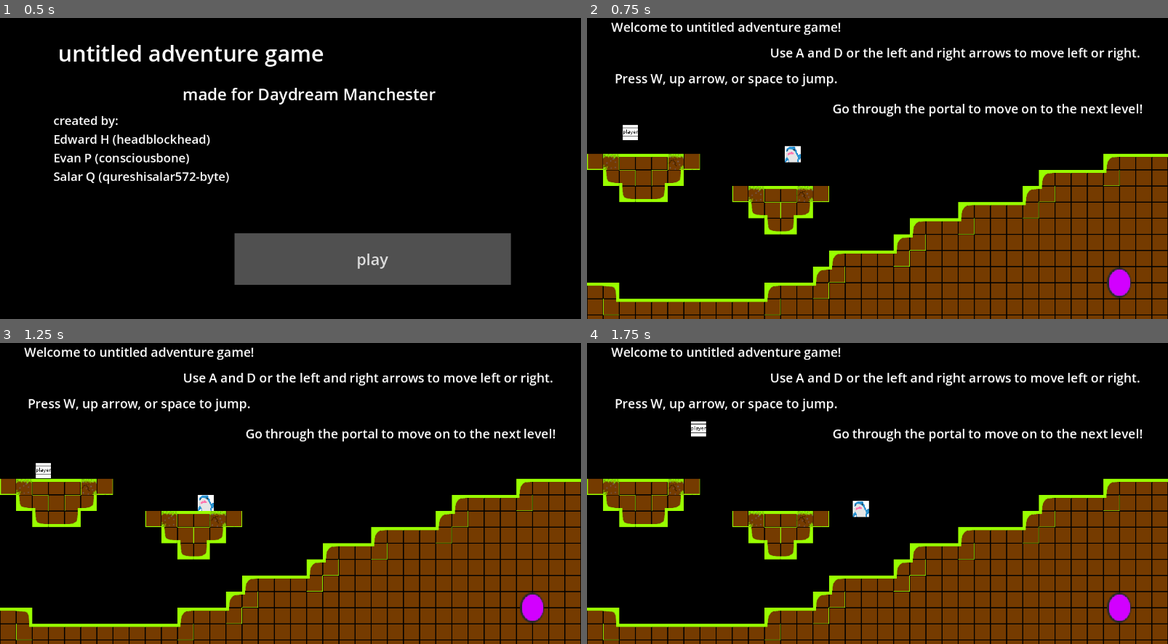
Above: before the commit, frames 1-4 (two rows, left to right).
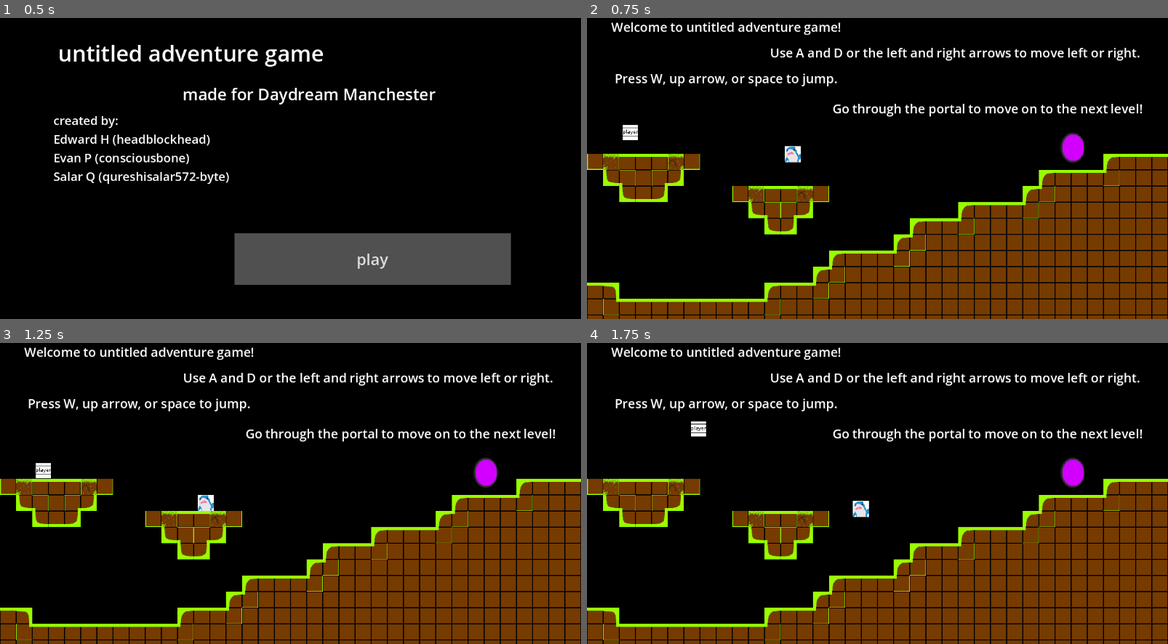
Above: after the commit, the same moments.

Repository: headblockhead/daydream-manchester
Game: Godot game, scene res://TitleScreen/title_screen.tscn
The game is run twice, just before and just after one commit, with the same random seed, the same clock (stepped at 60 frames per second) and the same inputs.
Inputs:
- Up to frame 1 (0.5 s): no input
- Up to frame 2 (0.75 s): click "play" at 0.5 s
- Up to frame 3 (1.25 s): no input
- Up to frame 4 (1.75 s): tap W at 1.25 s; hold Right (right) from 1.28 s (still down); tap Up (jump) at 1.52 s

Frame 1 is identical in both runs. In frame 2, 0.7% of the frame differs, in the area x 81-94%, y 38-93%; in frame 3, 0.7%; in frame 4, 0.7%.

Commit message:
feat: make portal seperate scene

Diff:
--- /dev/null
+++ b/portal.tscn
@@ -0,0 +1,22 @@
+[gd_scene load_steps=5 format=3 uid="uid://dof5o4jaeea7i"]
+
+[ext_resource type="Script" path="res://portal.gd" id="1_grrij"]
+[ext_resource type="PackedScene" uid="uid://dwqbpjn7sk2r4" path="res://TitleScreen/title_screen.tscn" id="2_6r214"]
+[ext_resource type="Texture2D" uid="uid://ckk82iy6h817l" path="res://portal.png" id="3_2pgh4"]
+
+[sub_resource type="RectangleShape2D" id="RectangleShape2D_wtc1a"]
+size = Vector2(50, 62)
+
+[node name="Portal" type="Node2D"]
+texture_filter = 1
+
+[node name="Portal" type="Area2D" parent="."]
+script = ExtResource("1_grrij")
+target_scene = ExtResource("2_6r214")
+
+[node name="Sprite2D" type="Sprite2D" parent="Portal"]
+scale = Vector2(2, 2)
+texture = ExtResource("3_2pgh4")
+
+[node name="CollisionShape2D" type="CollisionShape2D" parent="Portal"]
+shape = SubResource("RectangleShape2D_wtc1a")
--- a/world0.tscn
+++ b/world0.tscn
@@ -1,12 +1,9 @@
-[gd_scene load_steps=10 format=4 uid="uid://ckudr8chj1kgo"]
+[gd_scene load_steps=7 format=4 uid="uid://ckudr8chj1kgo"]
 
 [ext_resource type="Texture2D" uid="uid://barm63frdlcir" path="res://tileset.png" id="1_nxx1f"]
 [ext_resource type="PackedScene" uid="uid://corge3g4cu8iw" path="res://player.tscn" id="2_luep3"]
 [ext_resource type="PackedScene" uid="uid://duxiutacar2iy" path="res://friend.tscn" id="3_1rg5t"]
-[ext_resource type="PackedScene" path="res://friend.tscn" id="3_1rg5t"]
-[ext_resource type="Script" uid="uid://el65pd1mu2cq" path="res://portal.gd" id="4_mbvbo"]
-[ext_resource type="Texture2D" uid="uid://ckk82iy6h817l" path="res://portal.png" id="5_0coyo"]
-[ext_resource type="PackedScene" uid="uid://dwqbpjn7sk2r4" path="res://TitleScreen/title_screen.tscn" id="5_ipp2d"]
+[ext_resource type="PackedScene" uid="uid://dof5o4jaeea7i" path="res://portal.tscn" id="4_vvokv"]
 
 [sub_resource type="TileSetAtlasSource" id="TileSetAtlasSource_onrkg"]
 resource_name = "terrain"
@@ -396,9 +393,6 @@
 terrain_set_0/terrain_0/color = Color(0.5, 0.34375, 0.25, 1)
 sources/1 = SubResource("TileSetAtlasSource_onrkg")
 
-[sub_resource type="RectangleShape2D" id="RectangleShape2D_ipp2d"]
-size = Vector2(50, 62)
-
 [node name="Node2D" type="Node2D"]
 texture_filter = 1
 
@@ -444,14 +438,5 @@
 theme_override_font_sizes/font_size = 25
 text = "Go through the portal to move on to the next level!"
 
-[node name="Portal" type="Area2D" parent="."]
-position = Vector2(1055, 576)
-script = ExtResource("4_mbvbo")
-target_scene = ExtResource("5_ipp2d")
-
-[node name="Sprite2D" type="Sprite2D" parent="Portal"]
-scale = Vector2(2, 2)
-texture = ExtResource("5_0coyo")
-
-[node name="CollisionShape2D" type="CollisionShape2D" parent="Portal"]
-shape = SubResource("RectangleShape2D_ipp2d")
+[node name="Portal" parent="." instance=ExtResource("4_vvokv")]
+position = Vector2(963, 308)
